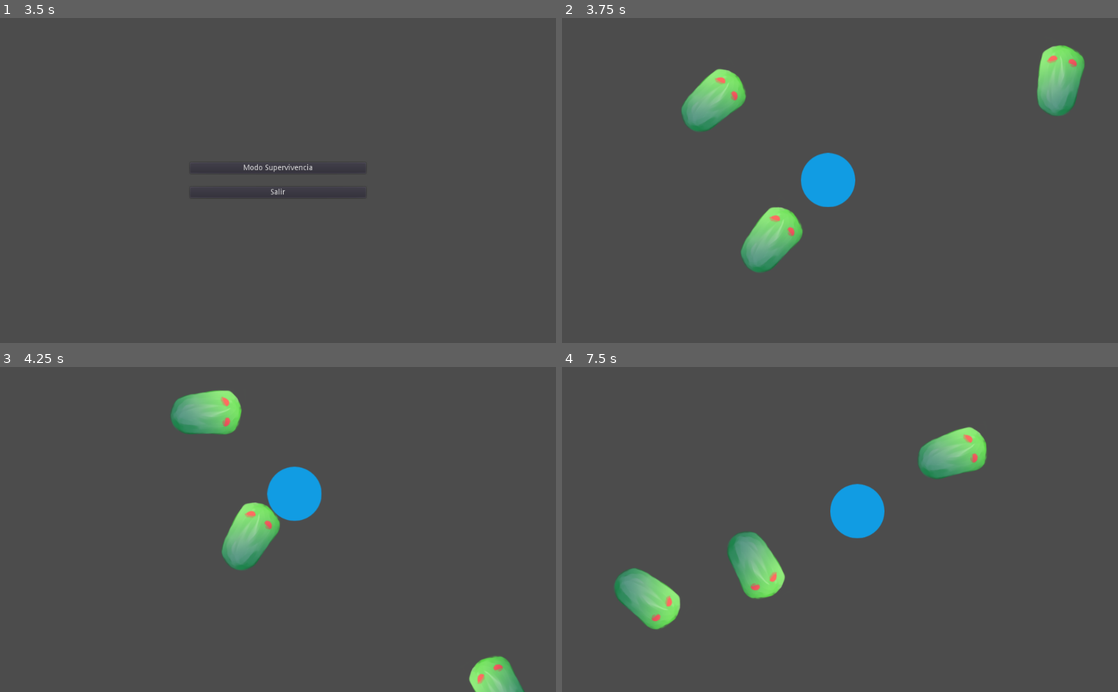
Above: before the commit, frames 1-4 (two rows, left to right).
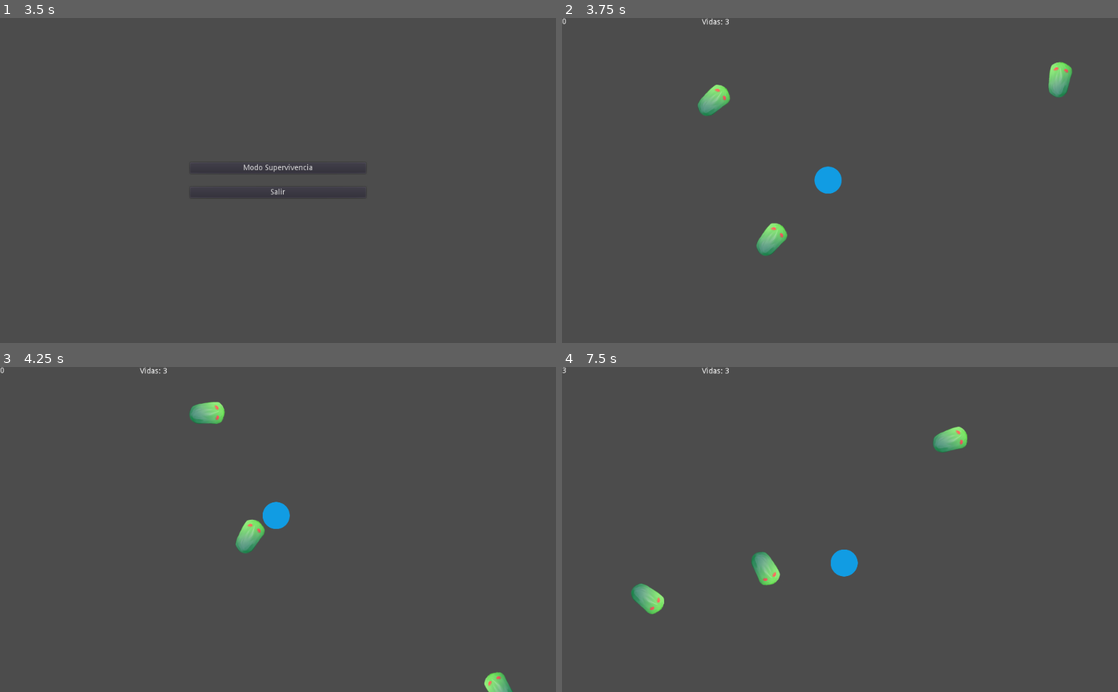
Above: after the commit, the same moments.

Repository: nourthe/nombres
Game: Godot game, scene res://intro.tscn
The game is run twice, just before and just after one commit, with the same random seed, the same clock (stepped at 60 frames per second) and the same inputs.
Inputs:
- Up to frame 1 (3.5 s): tap Enter at 0.5 s; hold Right (pj_right) 0.53-1.28 s; hold Down (pj_down) 1.28-2.03 s; hold Right (pj_right) 2.03-2.78 s; hold Up (pj_up) from 2.78 s (still down)
- Up to frame 2 (3.75 s): release Up (pj_up) at 3.5 s; click "Modo Supervivencia" at 3.5 s
- Up to frame 3 (4.25 s): no input
- Up to frame 4 (7.5 s): hold Left (pj_left) 4.28-5.78 s; hold Down (pj_down) 5.78-6.53 s; hold Right (pj_right) 6.53-7.28 s; hold Up (pj_up) from 7.28 s (still down)

Frame 1 is identical in both runs. In frame 2, 4.8% of the frame differs, in the area x 0-94%, y 0-79%; in frame 3, 4.4%; in frame 4, 5.7%, in the area x 0-77%, y 0-81%.

Commit message:
Limpieza + orden + inmun.super. + escala 0.5
Limpieza de código y Prints.
Orden de los archivos escenas y códigos fuente.
Escalados a 0.5 a todos los Kinematics.

Co-Authored-By: Nahuel Ourthe <nahuelourthe1996@gmail.com>

Diff:
--- a/Node.gd
+++ /dev/null
@@ -1,20 +0,0 @@
-extends Node
-
-
-func _ready():
-	# Called when the node is added to the scene for the first time.
-	# Initialization here
-	pass
-
-#func _process(delta):
-#	# Called every frame. Delta is time since last frame.
-#	# Update game logic here.
-#	pass
-
-
-func on_salir():
-	get_tree().quit()
-
-
-func on_super():
-	get_tree().change_scene("res://objects/supervivencia.tscn")
--- a/menu.tscn
+++ b/escenas/menu.tscn
@@ -1,6 +1,8 @@
 [gd_scene load_steps=2 format=2]
 
-[ext_resource path="res://Node.gd" type="Script" id=1]
+[ext_resource path="res://src/menu.gd" type="Script" id=1]
+
+
 
 [node name="Node" type="Node"]
 
--- /dev/null
+++ b/escenas/supervivencia.tscn
@@ -0,0 +1,94 @@
+[gd_scene load_steps=7 format=2]
+
+[ext_resource path="res://src/supervivencia.gd" type="Script" id=1]
+[ext_resource path="res://objects/personaje.tscn" type="PackedScene" id=2]
+[ext_resource path="res://src/personaje.gd" type="Script" id=3]
+[ext_resource path="res://objects/insecto.tscn" type="PackedScene" id=4]
+
+[sub_resource type="Shader" id=1]
+
+code = ""
+
+[sub_resource type="ShaderMaterial" id=2]
+
+render_priority = 0
+shader = SubResource( 1 )
+
+[node name="Juego" type="Node" index="0"]
+
+script = ExtResource( 1 )
+
+[node name="jugador" parent="." index="0" instance=ExtResource( 2 )]
+
+material = SubResource( 2 )
+position = Vector2( 490.081, 299.38 )
+script = ExtResource( 3 )
+_sections_unfolded = [ "Material", "Transform" ]
+speed = 200
+
+[node name="KinematicBody2D2" parent="." index="1" instance=ExtResource( 4 )]
+
+position = Vector2( 913.721, 157.931 )
+
+[node name="KinematicBody2D16" parent="." index="2" instance=ExtResource( 4 )]
+
+position = Vector2( 355.526, 441.724 )
+rotation = 0.790691
+
+[node name="KinematicBody2D17" parent="." index="3" instance=ExtResource( 4 )]
+
+position = Vector2( 246.526, 182.724 )
+rotation = 0.790691
+
+[node name="textos" type="Control" parent="." index="4"]
+
+anchor_left = 0.0
+anchor_top = 0.0
+anchor_right = 0.0
+anchor_bottom = 0.0
+margin_right = 40.0
+margin_bottom = 40.0
+rect_pivot_offset = Vector2( 0, 0 )
+rect_clip_content = false
+mouse_filter = 0
+mouse_default_cursor_shape = 0
+size_flags_horizontal = 1
+size_flags_vertical = 1
+
+[node name="puntos" type="Label" parent="textos" index="0"]
+
+anchor_left = 0.0
+anchor_top = 0.0
+anchor_right = 0.0
+anchor_bottom = 0.0
+margin_right = 40.0
+margin_bottom = 14.0
+rect_pivot_offset = Vector2( 0, 0 )
+rect_clip_content = false
+mouse_filter = 2
+mouse_default_cursor_shape = 0
+size_flags_horizontal = 1
+size_flags_vertical = 4
+percent_visible = 1.0
+lines_skipped = 0
+max_lines_visible = -1
+
+[node name="vidas" type="Label" parent="textos" index="1"]
+
+anchor_left = 0.0
+anchor_top = 0.0
+anchor_right = 0.0
+anchor_bottom = 0.0
+margin_left = 258.0
+margin_top = 1.0
+margin_right = 298.0
+margin_bottom = 15.0
+rect_pivot_offset = Vector2( 0, 0 )
+rect_clip_content = false
+mouse_filter = 2
+mouse_default_cursor_shape = 0
+size_flags_horizontal = 1
+size_flags_vertical = 4
+percent_visible = 1.0
+lines_skipped = 0
+max_lines_visible = -1
--- a/intro.gd
+++ /dev/null
@@ -1,18 +0,0 @@
-extends Node
-
-# class member variables go here, for example:
-# var a = 2
-# var b = "textvar"
-
-func _ready():
-	get_node("intro").play("mueve_bola")
-	pass
-
-#func _process(delta):
-#	# Called every frame. Delta is time since last frame.
-#	# Update game logic here.
-#	pass
-
-
-func on_intro_end(anim_name):
-	get_tree().change_scene("res://menu.tscn")
--- a/intro.tscn
+++ b/intro.tscn
@@ -1,6 +1,6 @@
 [gd_scene load_steps=5 format=2]
 
-[ext_resource path="res://intro.gd" type="Script" id=1]
+[ext_resource path="res://src/intro.gd" type="Script" id=1]
 [ext_resource path="res://assets/bola.png" type="Texture" id=2]
 [ext_resource path="res://assets/insecto.png" type="Texture" id=3]
 
--- a/objects/Juego.tscn
+++ /dev/null
@@ -1,33 +0,0 @@
-[gd_scene load_steps=6 format=2]
-
-[ext_resource path="res://objects/personaje.tscn" type="PackedScene" id=1]
-[ext_resource path="res://src/personaje.gd" type="Script" id=2]
-[ext_resource path="res://objects/insecto.tscn" type="PackedScene" id=3]
-
-[sub_resource type="Shader" id=1]
-
-code = ""
-
-[sub_resource type="ShaderMaterial" id=2]
-
-render_priority = 0
-shader = SubResource( 1 )
-
-[node name="Juego" type="Node" index="0"]
-
-[node name="jugador" parent="." index="0" instance=ExtResource( 1 )]
-
-material = SubResource( 2 )
-position = Vector2( 490.081, 299.38 )
-script = ExtResource( 2 )
-_sections_unfolded = [ "Material" ]
-speed = 200
-
-[node name="KinematicBody2D2" parent="." index="1" instance=ExtResource( 3 )]
-
-position = Vector2( 913.721, 157.931 )
-
-[node name="KinematicBody2D" parent="." index="2" instance=ExtResource( 3 )]
-
-position = Vector2( 311.526, 304.724 )
-rotation = 0.790691
--- a/objects/insecto.tscn
+++ b/objects/insecto.tscn
@@ -1,28 +1,30 @@
 [gd_scene load_steps=5 format=2]
 
-[ext_resource path="res://objects/insecto.gd" type="Script" id=1]
+[ext_resource path="res://src/insecto.gd" type="Script" id=1]
 [ext_resource path="res://assets/insecto.png" type="Texture" id=2]
 
-[sub_resource type="ShaderMaterial" id=2]
+[sub_resource type="ShaderMaterial" id=1]
 
 render_priority = 0
 
-[sub_resource type="RectangleShape2D" id=3]
+[sub_resource type="RectangleShape2D" id=2]
 
 custom_solver_bias = 0.0
 extents = Vector2( 14.0398, 10 )
 
 [node name="KinematicBody2D" type="KinematicBody2D" index="0"]
 
+scale = Vector2( 0.5, 0.5 )
 input_pickable = false
 collision_layer = 1
 collision_mask = 1
 collision/safe_margin = 0.08
 script = ExtResource( 1 )
+_sections_unfolded = [ "Transform" ]
 
 [node name="TextureRect" type="TextureRect" parent="." index="0"]
 
-material = SubResource( 2 )
+material = SubResource( 1 )
 anchor_left = 0.0
 anchor_top = 0.0
 anchor_right = 0.0
--- a/objects/personaje.tscn
+++ b/objects/personaje.tscn
@@ -9,10 +9,12 @@
 
 [node name="KinematicBody2D" type="KinematicBody2D" index="0"]
 
+scale = Vector2( 0.5, 0.5 )
 input_pickable = false
 collision_layer = 1
 collision_mask = 1
 collision/safe_margin = 0.08
+_sections_unfolded = [ "Transform" ]
 
 [node name="CollisionShape2D" type="CollisionShape2D" parent="." index="0"]
 
@@ -39,3 +41,10 @@
 texture = ExtResource( 1 )
 stretch_mode = 0
 _sections_unfolded = [ "Rect" ]
+
+[node name="inmune" type="Timer" parent="." index="2"]
+
+process_mode = 1
+wait_time = 1.0
+one_shot = false
+autostart = false
--- a/objects/supervivencia.tscn
+++ /dev/null
@@ -1,41 +0,0 @@
-[gd_scene load_steps=7 format=2]
-
-[ext_resource path="res://objects/supervivencia.gd" type="Script" id=1]
-[ext_resource path="res://objects/personaje.tscn" type="PackedScene" id=2]
-[ext_resource path="res://src/personaje.gd" type="Script" id=3]
-[ext_resource path="res://objects/insecto.tscn" type="PackedScene" id=4]
-
-[sub_resource type="Shader" id=1]
-
-code = ""
-
-[sub_resource type="ShaderMaterial" id=2]
-
-render_priority = 0
-shader = SubResource( 1 )
-
-[node name="Juego" type="Node"]
-
-script = ExtResource( 1 )
-
-[node name="jugador" parent="." index="0" instance=ExtResource( 2 )]
-
-material = SubResource( 2 )
-position = Vector2( 490.081, 299.38 )
-script = ExtResource( 3 )
-_sections_unfolded = [ "Material" ]
-speed = 350
-
-[node name="KinematicBody2D2" parent="." index="1" instance=ExtResource( 4 )]
-
-position = Vector2( 913.721, 157.931 )
-
-[node name="KinematicBody2D16" parent="." index="2" instance=ExtResource( 4 )]
-
-position = Vector2( 355.526, 441.724 )
-rotation = 0.790691
-
-[node name="KinematicBody2D17" parent="." index="3" instance=ExtResource( 4 )]
-
-position = Vector2( 246.526, 182.724 )
-rotation = 0.790691
--- /dev/null
+++ b/src/intro.gd
@@ -0,0 +1,8 @@
+extends Node
+
+func _ready():
+	get_node("intro").play("mueve_bola")
+	pass
+
+func on_intro_end(anim_name):
+	get_tree().change_scene("res://escenas/menu.tscn")
--- /dev/null
+++ b/src/menu.gd
@@ -0,0 +1,11 @@
+extends Node
+
+
+func _ready():
+	pass
+
+func on_salir():
+	get_tree().quit()
+
+func on_super():
+	get_tree().change_scene("res://escenas/supervivencia.tscn")
--- a/src/personaje.gd
+++ b/src/personaje.gd
@@ -1,12 +1,21 @@
 extends KinematicBody2D
 
-export (int) var speed = 350
+export (int) var speed = 200
 
+var TIEMPO_INMUNIDAD = 4
 var velocity = Vector2()
-var inmune = true
+
 var acelerado = Vector2(0,0)
 
+var inmune
 var vidas = 3
+var puntos = 0
+
+func _ready():
+	inmune = $inmune
+	inmune.set_one_shot(true)
+	inmune.set_wait_time(TIEMPO_INMUNIDAD)
+	inmune.start()
 
 func get_input():
     velocity = Vector2()
@@ -29,10 +38,10 @@
 		acelerado*=0.9
 
 func hit(direccion):
-	inmune = true
 	acelerado = -direccion
-	vidas -= 1
-	print("Vidas: ",vidas)
+	if(inmune.is_stopped()):
+		inmune.start()
+		vidas -= 1
 
-func _ready():
-	print("Comenzó el programa")
+func get_puntos():
+	return floor(puntos)
--- a/objects/supervivencia.gd
+++ b/src/supervivencia.gd
@@ -7,10 +7,20 @@
 var TAMANO_PANTALLA_X = 1024
 var TAMANO_PANTALLA_Y = 600
 
+# Duracion de cada etapa en segundos
+var DURACION_ETAPA = 10
+
+
+
 var objetos
+var jugador
+var etapa
 
 func _ready():
 	leerObjetos()
+	jugador = $jugador
+	jugador.puntos = 0
+	etapa = 1
 	pass
 
 func leerObjetos():
@@ -20,8 +30,12 @@
 	for objeto in objetos:
 		if objeto.get_class() == "KinematicBody2D":
 			comprobarPosicion(objeto)
+	actualizarTextos()
 
-
+	jugador.puntos += delta
+	if jugador.puntos >= etapa*DURACION_ETAPA :
+		addInsecto()
+		etapa += 1
 
 func comprobarPosicion(obj):
 	if obj.position.x >TAMANO_PANTALLA_X:
@@ -32,3 +46,11 @@
 		obj.position.y = 0
 	elif obj.position.y < 0:
 		obj.position.y = TAMANO_PANTALLA_Y
+
+func actualizarTextos():
+	$textos/puntos.set_text(String(jugador.get_puntos()))
+	$textos/vidas.set_text("Vidas: " + String(jugador.vidas))
+
+func addInsecto():
+	#TODO
+	print("TODO: ",etapa, " insectos mas en juego")
Not shown: 1 places in objects/insecto.tscn that only renumber resources
Renamed: objects/insecto.gd -> src/insecto.gd
